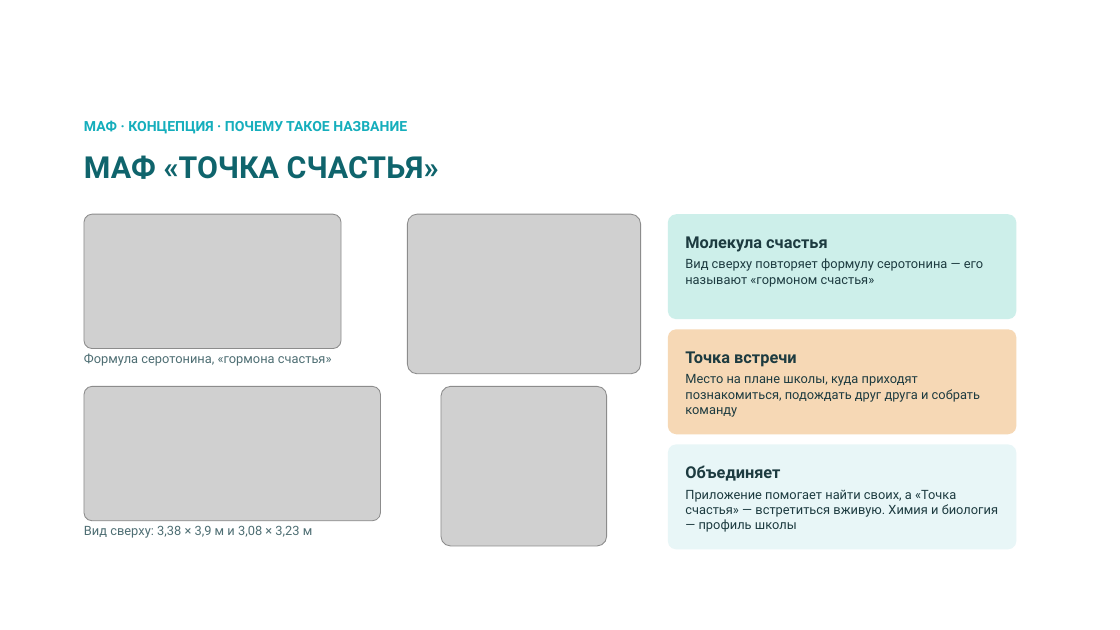
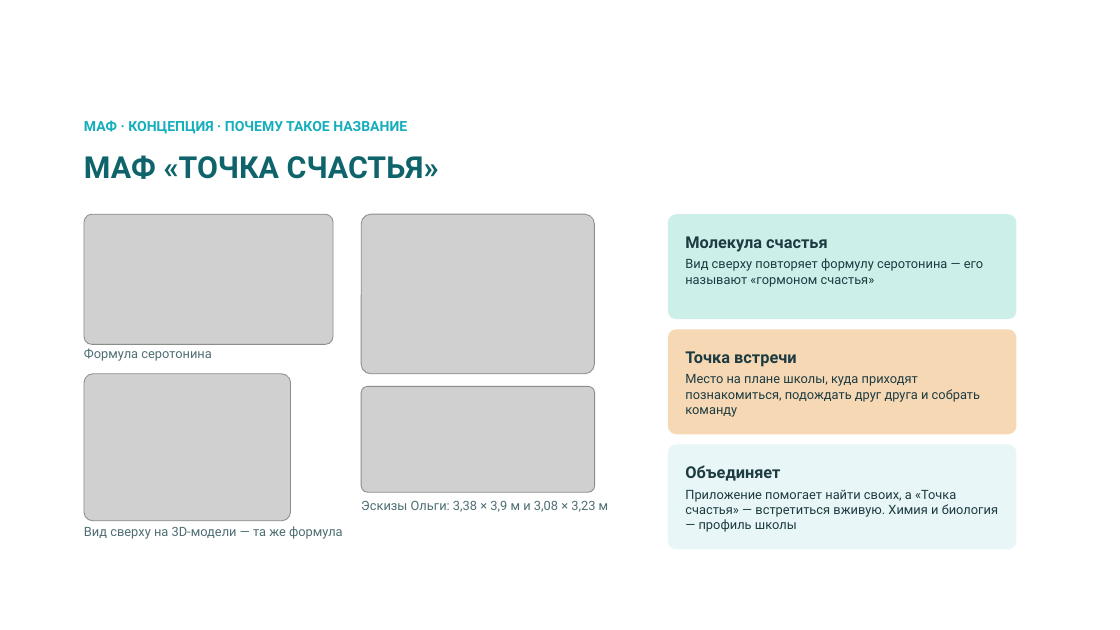
Before and after one commit to bnhogpad228/school-app, a slide deck: slide 11 of presentation/shkolny-dvor-SK-sreda.pptx. Drawn at 1120x630 pixels with LibreOffice and Linux fonts; fonts in the diff are those of the drawing; grey boxes stand for pictures; background and template pictures are left out. Boxes give left, top, right and bottom in pixels: in the first picture for what was removed or moved away, otherwise in the second. Text is boxed around its words. In the diff, an @@ line names an element or a change of style, - is before the commit and + after.

```diff
--- a/presentation/shkolny-dvor-SK-sreda.pptx
+++ b/presentation/shkolny-dvor-SK-sreda.pptx
@@ picture: place and size @@
-picture at [84, 214, 341, 349]
+picture at [84, 214, 334, 344]
@@ picture: place and size @@
-picture at [408, 214, 641, 374]
+picture at [361, 214, 595, 374]
@@ text at [84, 348, 211, 361]: text changed @@
-Формула серотонина, «гормона счастья»
+Формула серотонина
@@ picture added at [84, 374, 291, 521] @@
@@ picture: place and size @@
-picture at [84, 386, 381, 521]
+picture at [361, 386, 595, 492]
@@ picture removed at [441, 386, 607, 546] @@
@@ text at [361, 501, 609, 512]: text changed @@
-Вид сверху: 3,38 × 3,9 м и 3,08 × 3,23 м
+Эскизы Ольги: 3,38 × 3,9 м и 3,08 × 3,23 м
@@ text added at [84, 526, 343, 539], 11 pt, text #4E6E73 @@
+Вид сверху на 3D-модели — та же формула
```
Also in this commit, not shown: 1 other file.
